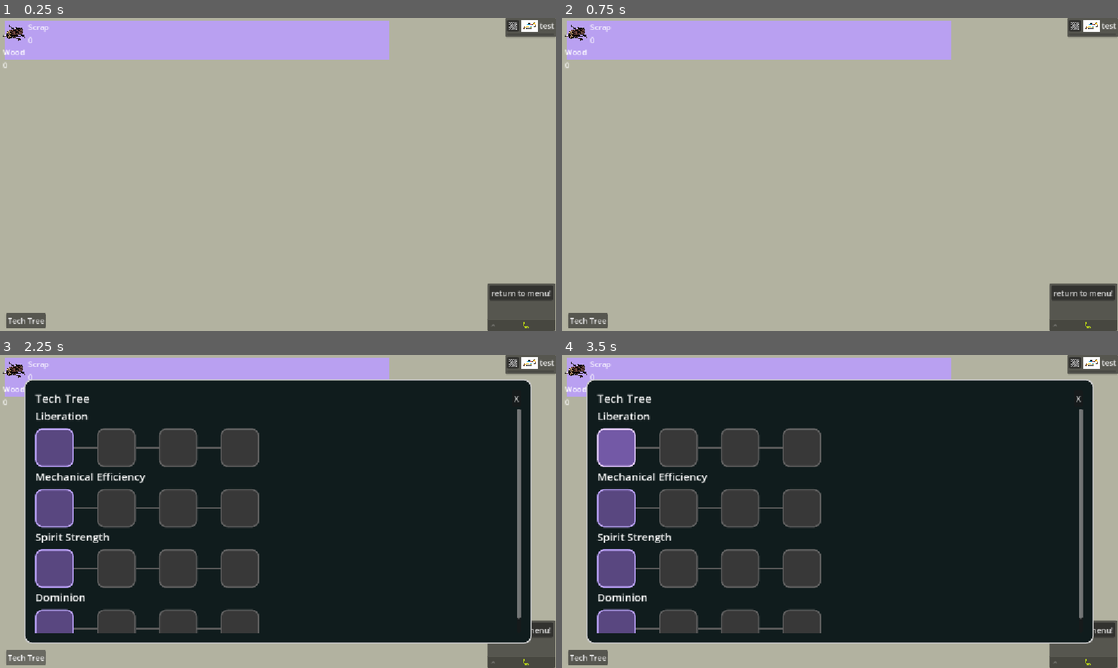
Above: before the commit, frames 1-4 (two rows, left to right).
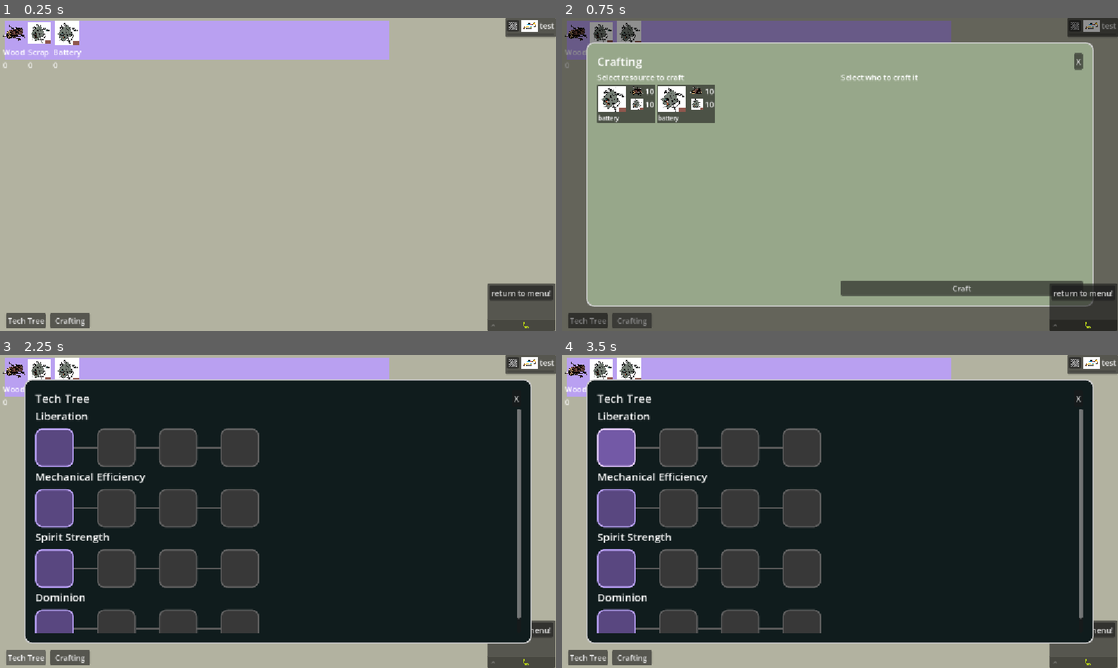
Above: after the commit, the same moments.

Repository: ChrstphrHll/brackeys2026.2
Game: Godot game, scene res://game.tscn
Same seed, same stepped clock (60 frames per second), same inputs: the game is played once before the commit and once after it. The engine's default icon, where the game draws it, is replaced by a stand-in: a white triangle on a blue panel in a dark square.
Inputs (mouse positions are in pixels of both pictures, inside the frame that each line leads up to):
- Up to frame 1 (0.25 s): no input
- Up to frame 2 (0.75 s): click (634, 321) at 0.5 s, where only the run after the commit has a clickable "Crafting"
- Up to frame 3 (2.25 s): click (517, 398) at 1.25 s, where only the run after the commit has a clickable "X"; click "Tech Tree" at 2 s
- Up to frame 4 (3.5 s): click (617, 448) at 2.77 s

The runs differ from the first frame. In frame 1, 1.1% of the frame differs, in the area x 5-17%, y 0-100%; in frame 2, 98%, in the area x 0-100%, y 0-100%; in frame 3, 0.9%; in frame 4, 0.9%.

Commit message:
beginnings of crafting

Diff:
--- a/autoloads/resources.gd
+++ b/autoloads/resources.gd
@@ -6,14 +6,26 @@
 var _resources = {
 	"wood": {
 		"amount": 0,
+		"gatherable": 1,
 		"difficulty": 1,
 		"abundance": 1,
 		"icon": preload("res://assets/WoodResource.png")
 	},
 	"scrap": {
 		"amount": 0,
+		"gatherable": 1,
 		"difficulty": 2,
-		"abundance": 0.2
+		"abundance": 0.2,
+		"icon": preload("res://assets/scrap.png")
+	},
+	"battery": {
+		"amount": 0,
+		"gatherable": -1,
+		"crafting_cost": {
+			"wood": 10,
+			"scrap": 10
+		},
+		"icon": preload("res://assets/scrap.png")
 	}
 }
 
@@ -50,6 +62,18 @@
 	return _resources[resource].get("icon", null)
 
 
+func get_resource_crafting_cost(resource: String):
+	if not _resources.has(resource):
+		return null
+
+	var resource_info = _resources[resource]
+
+	if not resource_info.has("crafting_cost"):
+		return null
+
+	return resource_info.crafting_cost
+
+
 func get_resource_abundance(resource: String):
 	return _resources[resource]["abundance"]
 
--- a/autoloads/tasks.gd
+++ b/autoloads/tasks.gd
@@ -6,14 +6,26 @@
 		"title": "Scavenge",
 		"start": start_scavenge_task,
 		"end": end_scavenge_task
+	},
+	{
+		"title": "Craft",
+		"start": start_craft_task,
+		"end": end_craft_task
 	}
 ]
+
+
+func start_craft_task(resource, machine: Machine):
+	pass
+
+
+func end_craft_task():
+	pass
 
 
 func gather_task_factory(resource):
 	return {
 		"title": "Gather " + resource,
-		"progressing_title": "Gathering " + resource,
 		"start": start_gather_factory(resource),
 		"end": end_gather_factory(resource)
 	}
--- a/game.gd
+++ b/game.gd
@@ -31,3 +31,7 @@
 func add_new_machine():
 	var test_machine = Machine.new()
 	machines.push_back(test_machine)
+
+
+func _on_crafting_button_pressed():
+	$UI/CraftingMenu.show()
--- a/game.tscn
+++ b/game.tscn
@@ -4,6 +4,7 @@
 [ext_resource type="PackedScene" uid="uid://dnk21g31ndx2p" path="res://machines/machine.tscn" id="2_e2o6t"]
 [ext_resource type="Script" uid="uid://cq07e5l4s8y8b" path="res://resource_display.gd" id="3_feb5d"]
 [ext_resource type="PackedScene" uid="uid://bo17u31186itu" path="res://ui/tech_tree_menu.tscn" id="4_fc0e3"]
+[ext_resource type="PackedScene" uid="uid://c3wpjll2xf65r" path="res://ui/crafting_menu.tscn" id="5_7jktm"]
 
 [node name="Game" type="Node" unique_id=1275175939]
 script = ExtResource("1_80nbo")
@@ -60,8 +61,20 @@
 offset_bottom = 642.0
 text = "Tech Tree"
 
+[node name="CraftingButton" type="Button" parent="UI" unique_id=1170211113]
+layout_mode = 0
+offset_left = 104.0
+offset_top = 611.0
+offset_right = 187.0
+offset_bottom = 642.0
+text = "Crafting"
+
 [node name="TechTreeMenu" parent="UI" unique_id=821310349 instance=ExtResource("4_fc0e3")]
 z_index = 100
+layout_mode = 1
+
+[node name="CraftingMenu" parent="UI" unique_id=739515634 instance=ExtResource("5_7jktm")]
+visible = false
 layout_mode = 1
 
 [node name="DebuggingUI" type="Control" parent="." unique_id=2104493506]
@@ -98,4 +111,5 @@
 layout_mode = 2
 text = "return to menu!"
 
+[connection signal="pressed" from="UI/CraftingButton" to="." method="_on_crafting_button_pressed"]
 [connection signal="pressed" from="DebuggingUI/FoldableContainer/VBoxContainer/MainMenu" to="." method="_on_main_menu_pressed"]
--- /dev/null
+++ b/ui/crafting_menu.gd
@@ -0,0 +1,15 @@
+extends Control
+
+
+# Called when the node enters the scene tree for the first time.
+func _ready():
+	pass # Replace with function body.
+
+
+# Called every frame. 'delta' is the elapsed time since the previous frame.
+func _process(delta):
+	pass
+
+
+func _on_close_button_pressed():
+	hide()
--- /dev/null
+++ b/ui/crafting_menu.tscn
@@ -0,0 +1,125 @@
+[gd_scene format=3 uid="uid://c3wpjll2xf65r"]
+
+[ext_resource type="Script" uid="uid://df2m6nrrtan2l" path="res://ui/crafting_menu.gd" id="1_srlpo"]
+[ext_resource type="PackedScene" uid="uid://dmnrocea25r80" path="res://ui/crafting_recipe.tscn" id="2_cywfm"]
+
+[sub_resource type="StyleBoxFlat" id="StyleBoxFlat_m0vqy"]
+bg_color = Color(0.59110165, 0.65525436, 0.5392973, 1)
+border_width_left = 3
+border_width_top = 3
+border_width_right = 3
+border_width_bottom = 3
+corner_radius_top_left = 16
+corner_radius_top_right = 16
+corner_radius_bottom_right = 16
+corner_radius_bottom_left = 16
+
+[node name="CraftingMenu" type="Control" unique_id=739515634]
+layout_mode = 3
+anchors_preset = 15
+anchor_right = 1.0
+anchor_bottom = 1.0
+grow_horizontal = 2
+grow_vertical = 2
+script = ExtResource("1_srlpo")
+
+[node name="Dimmer" type="ColorRect" parent="." unique_id=1696872541]
+layout_mode = 1
+anchors_preset = 15
+anchor_right = 1.0
+anchor_bottom = 1.0
+grow_horizontal = 2
+grow_vertical = 2
+color = Color(0, 0, 0, 0.4392157)
+
+[node name="OuterMargin" type="MarginContainer" parent="." unique_id=2070994073]
+layout_mode = 1
+anchors_preset = 15
+anchor_right = 1.0
+anchor_bottom = 1.0
+grow_horizontal = 2
+grow_vertical = 2
+theme_override_constants/margin_left = 50
+theme_override_constants/margin_top = 50
+theme_override_constants/margin_right = 50
+theme_override_constants/margin_bottom = 50
+
+[node name="Panel" type="PanelContainer" parent="OuterMargin" unique_id=1260621677]
+layout_mode = 2
+theme_override_styles/panel = SubResource("StyleBoxFlat_m0vqy")
+
+[node name="InnerMargin" type="MarginContainer" parent="OuterMargin/Panel" unique_id=2054027483]
+layout_mode = 2
+theme_override_constants/margin_left = 20
+theme_override_constants/margin_top = 20
+theme_override_constants/margin_right = 20
+theme_override_constants/margin_bottom = 20
+
+[node name="VBox" type="VBoxContainer" parent="OuterMargin/Panel/InnerMargin" unique_id=1343896090]
+layout_mode = 2
+
+[node name="Header" type="HBoxContainer" parent="OuterMargin/Panel/InnerMargin/VBox" unique_id=798172924]
+layout_mode = 2
+
+[node name="Title" type="Label" parent="OuterMargin/Panel/InnerMargin/VBox/Header" unique_id=39428767]
+layout_mode = 2
+theme_override_font_sizes/font_size = 24
+text = "Crafting"
+
+[node name="Spacer" type="Control" parent="OuterMargin/Panel/InnerMargin/VBox/Header" unique_id=1992893428]
+layout_mode = 2
+size_flags_horizontal = 3
+
+[node name="CloseButton" type="Button" parent="OuterMargin/Panel/InnerMargin/VBox/Header" unique_id=1677419149]
+layout_mode = 2
+text = "X"
+
+[node name="HBoxContainer" type="HBoxContainer" parent="OuterMargin/Panel/InnerMargin/VBox" unique_id=230331426]
+layout_mode = 2
+size_flags_vertical = 3
+
+[node name="ResourceVBox" type="VBoxContainer" parent="OuterMargin/Panel/InnerMargin/VBox/HBoxContainer" unique_id=1652191394]
+layout_mode = 2
+size_flags_horizontal = 3
+
+[node name="ResourceLabel" type="Label" parent="OuterMargin/Panel/InnerMargin/VBox/HBoxContainer/ResourceVBox" unique_id=302561463]
+layout_mode = 2
+text = "Select resource to craft"
+
+[node name="ResourceScrollBox" type="ScrollContainer" parent="OuterMargin/Panel/InnerMargin/VBox/HBoxContainer/ResourceVBox" unique_id=1952732187]
+layout_mode = 2
+size_flags_vertical = 3
+horizontal_scroll_mode = 0
+
+[node name="GridContainer" type="GridContainer" parent="OuterMargin/Panel/InnerMargin/VBox/HBoxContainer/ResourceVBox/ResourceScrollBox" unique_id=439570529]
+layout_mode = 2
+columns = 4
+
+[node name="CraftingRecipe" parent="OuterMargin/Panel/InnerMargin/VBox/HBoxContainer/ResourceVBox/ResourceScrollBox/GridContainer" unique_id=1804717723 instance=ExtResource("2_cywfm")]
+layout_mode = 2
+resource = "battery"
+
+[node name="CraftingRecipe2" parent="OuterMargin/Panel/InnerMargin/VBox/HBoxContainer/ResourceVBox/ResourceScrollBox/GridContainer" unique_id=520181351 instance=ExtResource("2_cywfm")]
+layout_mode = 2
+resource = "battery"
+
+[node name="MachineVBox" type="VBoxContainer" parent="OuterMargin/Panel/InnerMargin/VBox/HBoxContainer" unique_id=11785157]
+layout_mode = 2
+size_flags_horizontal = 3
+
+[node name="MachineSelectLabel" type="Label" parent="OuterMargin/Panel/InnerMargin/VBox/HBoxContainer/MachineVBox" unique_id=1918932469]
+layout_mode = 2
+text = "Select who to craft it"
+
+[node name="MachineScrollContainer" type="ScrollContainer" parent="OuterMargin/Panel/InnerMargin/VBox/HBoxContainer/MachineVBox" unique_id=509114467]
+layout_mode = 2
+
+[node name="Spacer" type="Control" parent="OuterMargin/Panel/InnerMargin/VBox/HBoxContainer/MachineVBox" unique_id=1498439552]
+layout_mode = 2
+size_flags_vertical = 3
+
+[node name="CraftButton" type="Button" parent="OuterMargin/Panel/InnerMargin/VBox/HBoxContainer/MachineVBox" unique_id=124369796]
+layout_mode = 2
+text = "Craft"
+
+[connection signal="pressed" from="OuterMargin/Panel/InnerMargin/VBox/Header/CloseButton" to="." method="_on_close_button_pressed"]
--- /dev/null
+++ b/ui/crafting_recipe.gd
@@ -0,0 +1,30 @@
+extends Panel
+
+@export var resource: String
+
+@onready var resource_image = $MarginContainer/HBoxContainer/ResourceVBox/ResourceImage
+@onready var resource_name = $MarginContainer/HBoxContainer/ResourceVBox/ResourceName
+@onready var costs = $MarginContainer/HBoxContainer/Costs
+
+var cost_helper = preload("res://ui/menu_utilities/cost_display.tscn")
+
+# Called when the node enters the scene tree for the first time.
+func _ready():
+	resource_image.texture = Resources.get_resource_icon(resource)
+	resource_name.text = resource
+
+	var resource_costs = Resources.get_resource_crafting_cost(resource)
+
+	for resource in resource_costs:
+		var cost = resource_costs[resource]
+		var instantiated_cost_helper = cost_helper.instantiate()
+
+		instantiated_cost_helper.resource = resource
+		instantiated_cost_helper.cost = cost
+
+		costs.add_child(instantiated_cost_helper)
+
+
+# Called every frame. 'delta' is the elapsed time since the previous frame.
+func _process(delta):
+	pass
--- /dev/null
+++ b/ui/crafting_recipe.tscn
@@ -0,0 +1,57 @@
+[gd_scene format=3 uid="uid://dmnrocea25r80"]
+
+[ext_resource type="Script" uid="uid://cdsm27jtbrnin" path="res://ui/crafting_recipe.gd" id="1_0l2m5"]
+[ext_resource type="Texture2D" uid="uid://b58r61ks3ekh5" path="res://icon.svg" id="2_rlpvi"]
+
+[node name="CraftingRecipe" type="Panel" unique_id=1804717723]
+custom_minimum_size = Vector2(120, 80)
+custom_maximum_size = Vector2(120, 80)
+propagate_maximum_size = true
+clip_contents = true
+anchors_preset = 15
+anchor_right = 1.0
+anchor_bottom = 1.0
+offset_left = -56.0
+offset_top = -36.0
+offset_right = 56.0
+offset_bottom = 36.0
+grow_horizontal = 2
+grow_vertical = 2
+size_flags_horizontal = 3
+size_flags_vertical = 3
+script = ExtResource("1_0l2m5")
+
+[node name="MarginContainer" type="MarginContainer" parent="." unique_id=1811021221]
+layout_mode = 1
+anchors_preset = 15
+anchor_right = 1.0
+anchor_bottom = 1.0
+grow_horizontal = 2
+grow_vertical = 2
+theme_override_constants/margin_left = 2
+theme_override_constants/margin_top = 2
+theme_override_constants/margin_right = 2
+theme_override_constants/margin_bottom = 2
+
+[node name="HBoxContainer" type="HBoxContainer" parent="MarginContainer" unique_id=2056707442]
+layout_mode = 2
+
+[node name="ResourceVBox" type="VBoxContainer" parent="MarginContainer/HBoxContainer" unique_id=145196849]
+layout_mode = 2
+
+[node name="ResourceImage" type="TextureRect" parent="MarginContainer/HBoxContainer/ResourceVBox" unique_id=310371174]
+layout_mode = 2
+size_flags_horizontal = 0
+size_flags_vertical = 3
+texture = ExtResource("2_rlpvi")
+expand_mode = 3
+stretch_mode = 5
+
+[node name="ResourceName" type="Label" parent="MarginContainer/HBoxContainer/ResourceVBox" unique_id=821785203]
+layout_mode = 2
+theme_override_font_sizes/font_size = 12
+text = "Resource"
+
+[node name="Costs" type="VBoxContainer" parent="MarginContainer/HBoxContainer" unique_id=95447836]
+layout_mode = 2
+size_flags_horizontal = 3
--- /dev/null
+++ b/ui/menu_utilities/cost_display.gd
@@ -0,0 +1,14 @@
+extends HBoxContainer
+
+
+@export var resource: String
+@export var cost: int
+
+@onready var cost_label = $Cost
+@onready var texture_rect = $TextureRect
+
+
+# Called when the node enters the scene tree for the first time.
+func _ready():
+	cost_label.text = str(cost)
+	texture_rect.texture = Resources.get_resource_icon(resource)
--- /dev/null
+++ b/ui/menu_utilities/cost_display.tscn
@@ -0,0 +1,18 @@
+[gd_scene format=3 uid="uid://co5prrrcxe5pq"]
+
+[ext_resource type="Texture2D" uid="uid://b58r61ks3ekh5" path="res://icon.svg" id="1_k7fp5"]
+[ext_resource type="Script" uid="uid://cxjdewv4nffdc" path="res://ui/menu_utilities/cost_display.gd" id="1_tpsey"]
+
+[node name="HBoxContainer" type="HBoxContainer" unique_id=520809558]
+size_flags_horizontal = 8
+script = ExtResource("1_tpsey")
+
+[node name="TextureRect" type="TextureRect" parent="." unique_id=475028227]
+layout_mode = 2
+texture = ExtResource("1_k7fp5")
+expand_mode = 3
+
+[node name="Cost" type="Label" parent="." unique_id=41183329]
+layout_mode = 2
+theme_override_font_sizes/font_size = 16
+text = "10"
Binary file added: assets/scrap.png
Not shown, added: assets/scrap.png.import
Not shown, added: ui/crafting_menu.gd.uid
Not shown, added: ui/crafting_recipe.gd.uid
Not shown, added: ui/menu_utilities/cost_display.gd.uid
